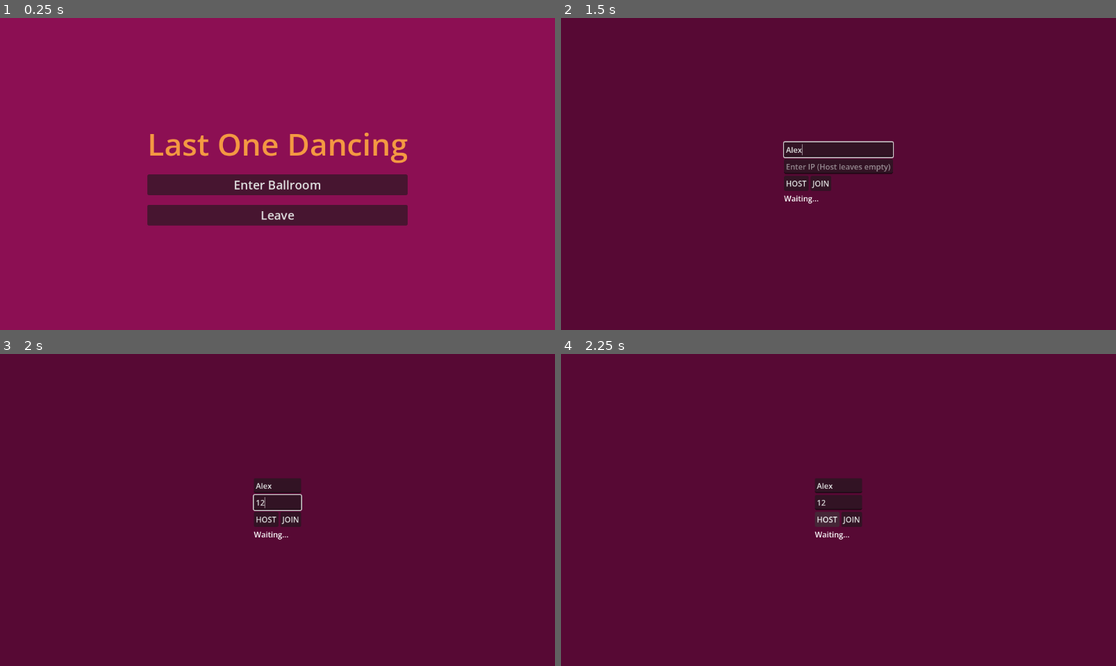
Above: before the commit, frames 1-4 (two rows, left to right).
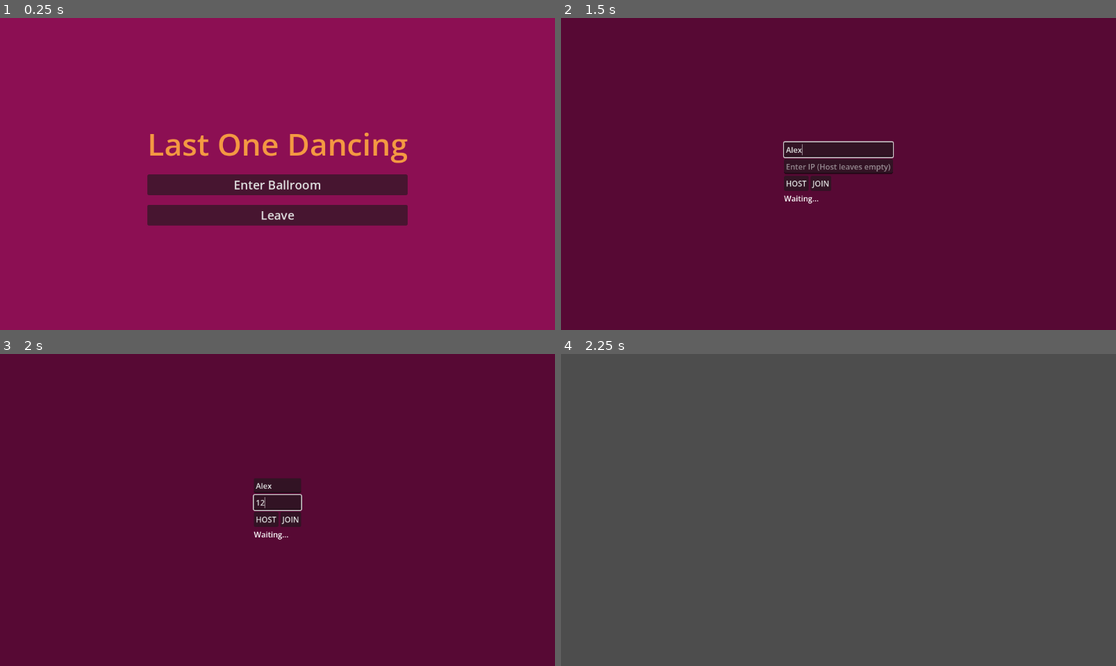
Above: after the commit, the same moments.

Repository: Tijana0/Last-One-Dancing
Game: Godot game, scene res://scenes/main_menu.tscn
Two runs of this game, one before a commit and one after it. Both use one fixed random seed, a clock stepped at 60 frames per second and the inputs below. The engine's default icon, where the game draws it, is replaced by a stand-in: a white triangle on a blue panel in a dark square.
Inputs (mouse positions are in pixels of both pictures, inside the frame that each line leads up to):
- Up to frame 1 (0.25 s): no input
- Up to frame 2 (1.5 s): click "Enter Ballroom" at 0.5 s; click (838, 149) at 1.27 s; type "Alex" at 1.35 s
- Up to frame 3 (2 s): click (277, 503) at 1.5 s; type "12" at 1.58 s
- Up to frame 4 (2.25 s): click "HOST" at 2 s

Frames 1-3 are identical in both runs. In frame 4, 100% of the frame differs, in the area x 0-100%, y 0-100%.
Error before the commit: Invalid access to property or key 'pressed' on a base object of type 'null instance'. (res://scenes/lobby_ui.gd:12)

Commit message:
Added the Network manager and loading screen

Diff:
--- a/project.godot
+++ b/project.godot
@@ -17,7 +17,7 @@
 
 [autoload]
 
-NetworkManager="*res://scripts/managers/network_manager.gd"
+NetworkManager="*uid://uudgqu40wu"
 
 [physics]
 
--- a/scenes/lobby.tscn
+++ b/scenes/lobby.tscn
@@ -1,6 +1,45 @@
 [gd_scene format=3 uid="uid://cxkandpjvhel8"]
 
-[ext_resource type="Script" uid="uid://b05of33vltchc" path="res://scenes/lobby_ui.gd" id="1_o1atq"]
+[ext_resource type="Script" uid="uid://b05of33vltchc" path="res://scripts/lobby_ui.gd" id="1_o1atq"]
+[ext_resource type="Texture2D" uid="uid://si5mmnxoe7lj" path="res://icon.svg" id="2_5gu6x"]
+
+[sub_resource type="Animation" id="Animation_q60fs"]
+length = 0.001
+tracks/0/type = "value"
+tracks/0/imported = false
+tracks/0/enabled = true
+tracks/0/path = NodePath("LoadingPanel/TextureRect:rotation")
+tracks/0/interp = 1
+tracks/0/loop_wrap = true
+tracks/0/keys = {
+"times": PackedFloat32Array(0),
+"transitions": PackedFloat32Array(1),
+"update": 0,
+"values": [0.0]
+}
+
+[sub_resource type="Animation" id="Animation_nqcc7"]
+resource_name = "spin"
+loop_mode = 1
+step = 1.0
+tracks/0/type = "value"
+tracks/0/imported = false
+tracks/0/enabled = true
+tracks/0/path = NodePath("LoadingPanel/TextureRect:rotation")
+tracks/0/interp = 1
+tracks/0/loop_wrap = true
+tracks/0/keys = {
+"times": PackedFloat32Array(0, 1),
+"transitions": PackedFloat32Array(1, 1),
+"update": 0,
+"values": [0.0, 6.283185307179586]
+}
+
+[sub_resource type="AnimationLibrary" id="AnimationLibrary_pc087"]
+_data = {
+&"RESET": SubResource("Animation_q60fs"),
+&"spin": SubResource("Animation_nqcc7")
+}
 
 [node name="Lobby" type="Control" unique_id=245469744]
 layout_mode = 3
@@ -44,11 +83,11 @@
 [node name="HBoxContainer" type="HBoxContainer" parent="CenterContainer/VBoxContainer" unique_id=421718054]
 layout_mode = 2
 
-[node name="Button" type="Button" parent="CenterContainer/VBoxContainer/HBoxContainer" unique_id=27654397]
+[node name="HostButton" type="Button" parent="CenterContainer/VBoxContainer/HBoxContainer" unique_id=27654397]
 layout_mode = 2
 text = "HOST"
 
-[node name="Button2" type="Button" parent="CenterContainer/VBoxContainer/HBoxContainer" unique_id=1768574464]
+[node name="JoinButton" type="Button" parent="CenterContainer/VBoxContainer/HBoxContainer" unique_id=1768574464]
 layout_mode = 2
 text = "JOIN"
 
@@ -65,7 +104,7 @@
 layout_mode = 2
 text = "START GAME"
 
-[node name="LoadingOverlay" type="ColorRect" parent="." unique_id=1116996494]
+[node name="LoadingPanel" type="ColorRect" parent="." unique_id=2100125863]
 visible = false
 layout_mode = 1
 anchors_preset = 15
@@ -75,12 +114,41 @@
 grow_vertical = 2
 color = Color(0, 0, 0, 0.49803922)
 
-[node name="Label" type="Label" parent="LoadingOverlay" unique_id=1224759383]
-layout_mode = 0
-offset_left = 435.0
-offset_top = 616.0
-offset_right = 717.0
-offset_bottom = 639.0
-text = "COMMUNICATING WITH THE DOGE..."
+[node name="CenterContainer" type="CenterContainer" parent="LoadingPanel" unique_id=316618738]
+layout_mode = 1
+anchors_preset = 15
+anchor_right = 1.0
+anchor_bottom = 1.0
+grow_horizontal = 2
+grow_vertical = 2
+
+[node name="VBoxContainer" type="VBoxContainer" parent="LoadingPanel/CenterContainer" unique_id=17823559]
+layout_mode = 2
+alignment = 1
+
+[node name="Label" type="Label" parent="LoadingPanel/CenterContainer/VBoxContainer" unique_id=979348088]
+layout_mode = 2
+text = "ENTERING THE BALLROOM..."
 horizontal_alignment = 1
 vertical_alignment = 1
+
+[node name="ProgressBar" type="ProgressBar" parent="LoadingPanel/CenterContainer/VBoxContainer" unique_id=93214168]
+layout_mode = 2
+
+[node name="TextureRect" type="TextureRect" parent="LoadingPanel" unique_id=1269986290]
+layout_mode = 1
+anchors_preset = 5
+anchor_left = 0.5
+anchor_right = 0.5
+offset_left = -36.0
+offset_top = 420.0
+offset_right = 34.0
+offset_bottom = 490.0
+grow_horizontal = 2
+pivot_offset = Vector2(35, 35)
+texture = ExtResource("2_5gu6x")
+expand_mode = 1
+
+[node name="spin" type="AnimationPlayer" parent="." unique_id=1558471028]
+libraries/ = SubResource("AnimationLibrary_pc087")
+autoplay = &"spin"
--- a/scenes/lobby_ui.gd
+++ b/scripts/lobby_ui.gd
@@ -5,14 +5,17 @@
 @onready var status = $CenterContainer/VBoxContainer/StatusLabel
 @onready var player_list_ui = $CenterContainer/VBoxContainer/PlayerList
 @onready var start_button = $CenterContainer/VBoxContainer/StartButton
-@onready var loading_overlay = $LoadingOverlay
+@onready var loading_panel = $LoadingPanel
 
 func _ready():
 	# Connect UI button signals to logic
 	$CenterContainer/VBoxContainer/HBoxContainer/HostButton.pressed.connect(_on_host_pressed)
 	$CenterContainer/VBoxContainer/HBoxContainer/JoinButton.pressed.connect(_on_join_pressed)
+	#$VBoxContainer/BackButton.pressed.connect(_on_back_pressed)
 	start_button.pressed.connect(_on_start_pressed)
 
+	# Hide the loading screen when the lobby first opens
+	loading_panel.visible = false
 	# Listen for signals from Godot's multiplayer system
 	multiplayer.connected_to_server.connect(_on_connected)
 	multiplayer.connection_failed.connect(_on_failed)
@@ -29,7 +32,7 @@
 	NetworkManager.join_server(ip, p_name) # Person 1's setup
 	status.text = "Attempting to join..."
 	status.modulate = Color.YELLOW
-	loading_overlay.visible = true
+	loading_panel.visible = true
 
 func _process(_delta):
 	update_player_list()
@@ -49,8 +52,12 @@
 func _on_connected():
 	status.text = "Connected!"
 	status.modulate = Color.GREEN
+	loading_panel.visible = false
 
 func _on_failed():
 	status.text = "Connection Failed!"
 	status.modulate = Color.RED
-	loading_overlay.visible = false
+	loading_panel.visible = false
+
+#func _on_back_pressed():
+#	get_tree().change_scene_to_file("res://scenes/main_menu.tscn")
--- a/scripts/managers/network_manager.gd
+++ b/scripts/managers/network_manager.gd
@@ -15,8 +15,8 @@
 	multiplayer.connection_failed.connect(_on_connection_failed)
 
 # HOST creates a server
-func create_server(player_name: String):
-	self.player_name = player_name
+func create_server(p_name: String):
+	self.player_name = p_name
 	var peer = ENetMultiplayerPeer.new()
 	peer.create_server(PORT, MAX_PLAYERS)
 	multiplayer.multiplayer_peer = peer
@@ -92,3 +92,7 @@
 	player.position = Vector2(randf_range(-400, 400), randf_range(-300, 300))
 
 	get_tree().current_scene.add_child(player)
+
+@rpc("any_peer", "call_local", "reliable")
+func start_game():
+	get_tree().change_scene_to_file("res://scenes/game_room.tscn")
Not shown: 1 places in scenes/game_manager.tscn that only renumber resources
Renamed: scenes/lobby_ui.gd.uid -> scripts/lobby_ui.gd.uid
